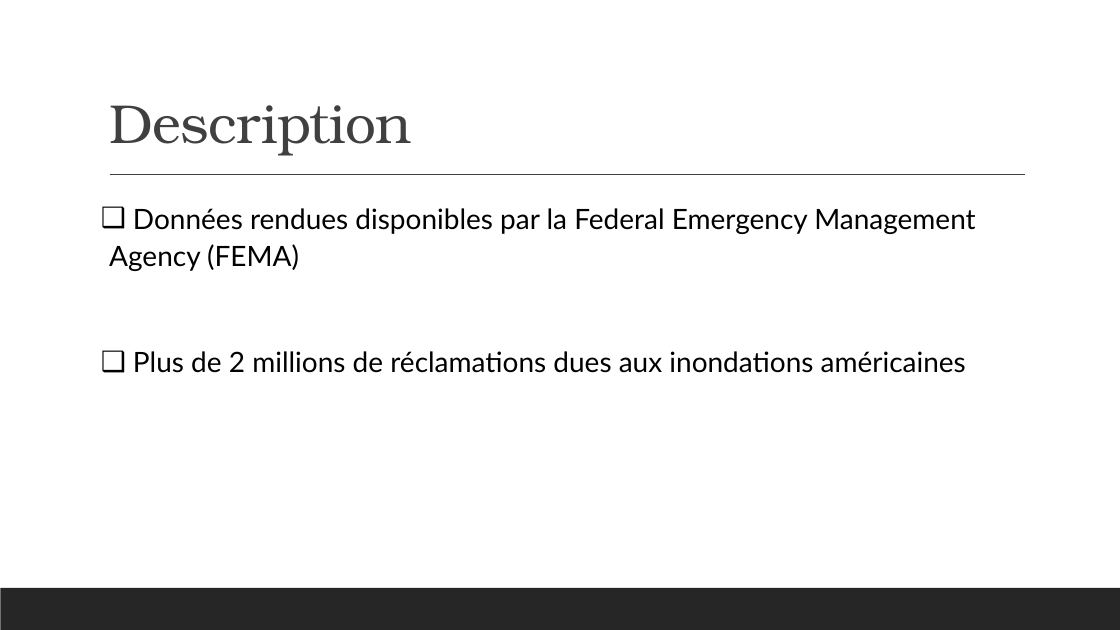
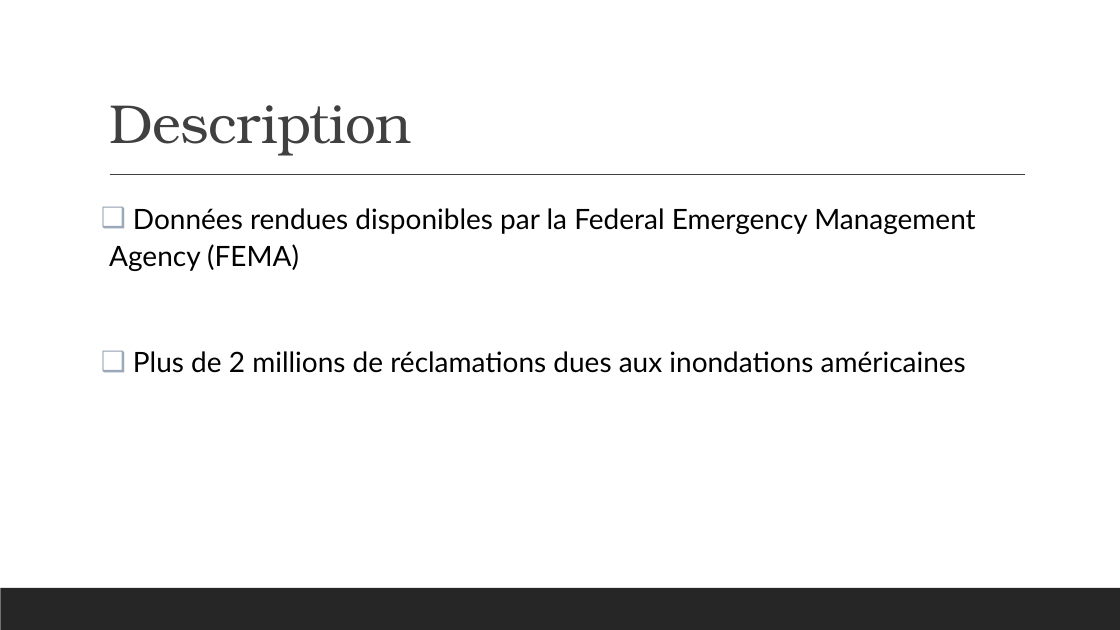
Before and after one commit to Dan-UL/PasDePlaziat, a slide deck: slide 5 of Final/Presentation_Equipe9.pptx. Drawn at 1120x630 pixels with LibreOffice and Linux fonts; fonts in the diff are those of the drawing. Boxes give left, top, right and bottom in pixels: in the first picture for what was removed or moved away, otherwise in the second. Text is boxed around its words. In the diff, an @@ line names an element or a change of style, - is before the commit and + after.

```diff
--- a/Final/Presentation_Equipe9.pptx
+++ b/Final/Presentation_Equipe9.pptx
@@ text "Données rendues disponibles par la ..." at bbox=[109, 208, 975, 373]: bullet colour #000000 to #9BA8B7 @@
```
Also in this commit, not shown: 7 other slides changed, 5 slides added, 1 slide removed.
